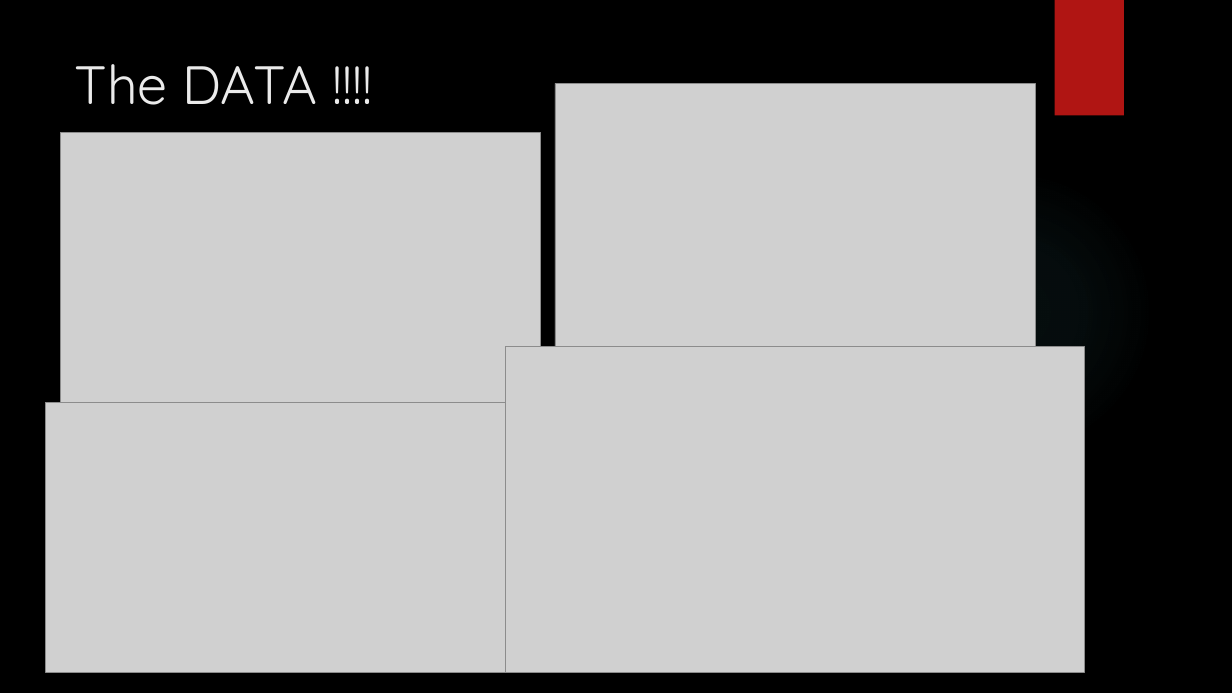
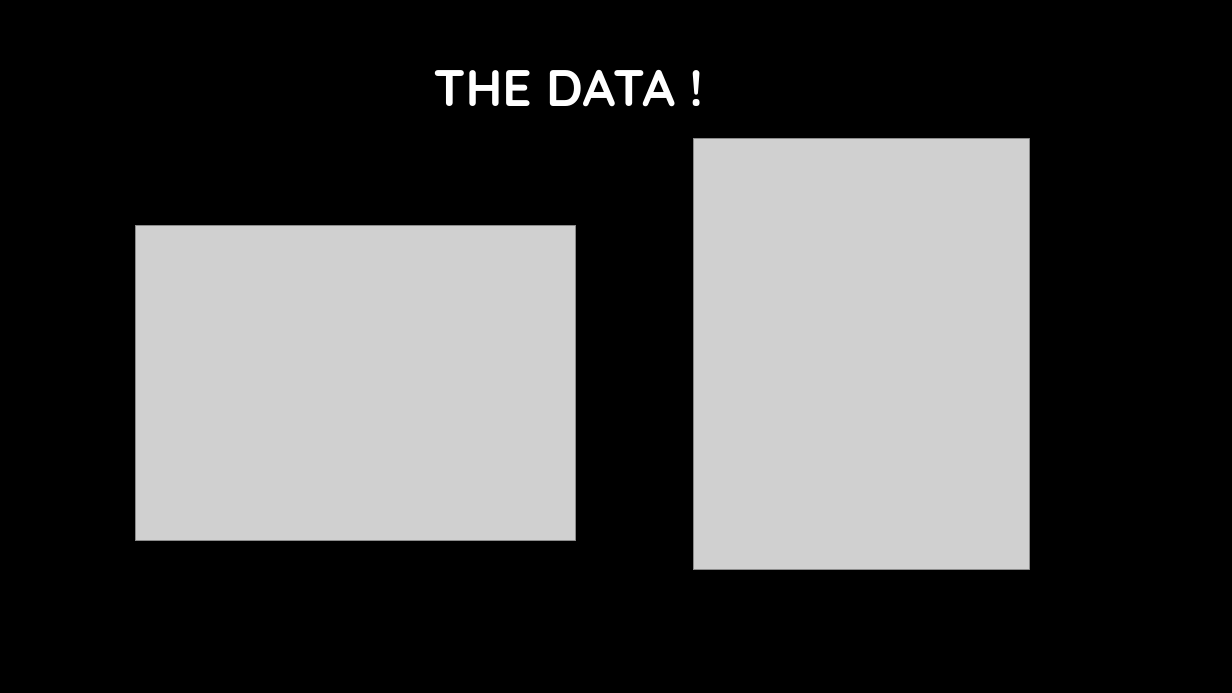
Before and after one commit to LukeHerbst/autocheckout_yolo, a slide deck: slide 6 of AI Automated checkout [Autosaved].pptx (slide 5 before the commit). Drawn at 1232x693 pixels with LibreOffice and Linux fonts; fonts in the diff are those of the drawing; grey boxes stand for pictures; background and template pictures are left out. Boxes give left, top, right and bottom in pixels: in the first picture for what was removed or moved away, otherwise in the second. Text is boxed around its words. In the diff, an @@ line names an element or a change of style, - is before the commit and + after.

```diff
--- a/AI Automated checkout [Autosaved].pptx
+++ b/AI Automated checkout [Autosaved].pptx
@@ title "THE DATA !" at [433, 70, 675, 107]: vertical alignment top to middle @@
@@ rectangle removed at [1055, 0, 1124, 116] @@
@@ title at [433, 70, 675, 107]: text changed; size 42 to 40 pt; text colour #EBEBEB to #FFFFFF; bold on @@
-The DATA !!!!
+THE DATA !
@@ picture removed at [555, 83, 1036, 353] @@
@@ picture removed at [60, 132, 541, 402] @@
@@ picture added at [694, 139, 1030, 571] @@
@@ ellipse removed at [870, 169, 1154, 454] @@
@@ picture: place and size @@
-picture at [506, 347, 1085, 672]
+picture at [135, 226, 576, 541]
@@ picture removed at [46, 402, 527, 672] @@
```
Also in this commit, not shown: 11 other slides changed, 7 slides added, 4 slides removed, 5 other files.
